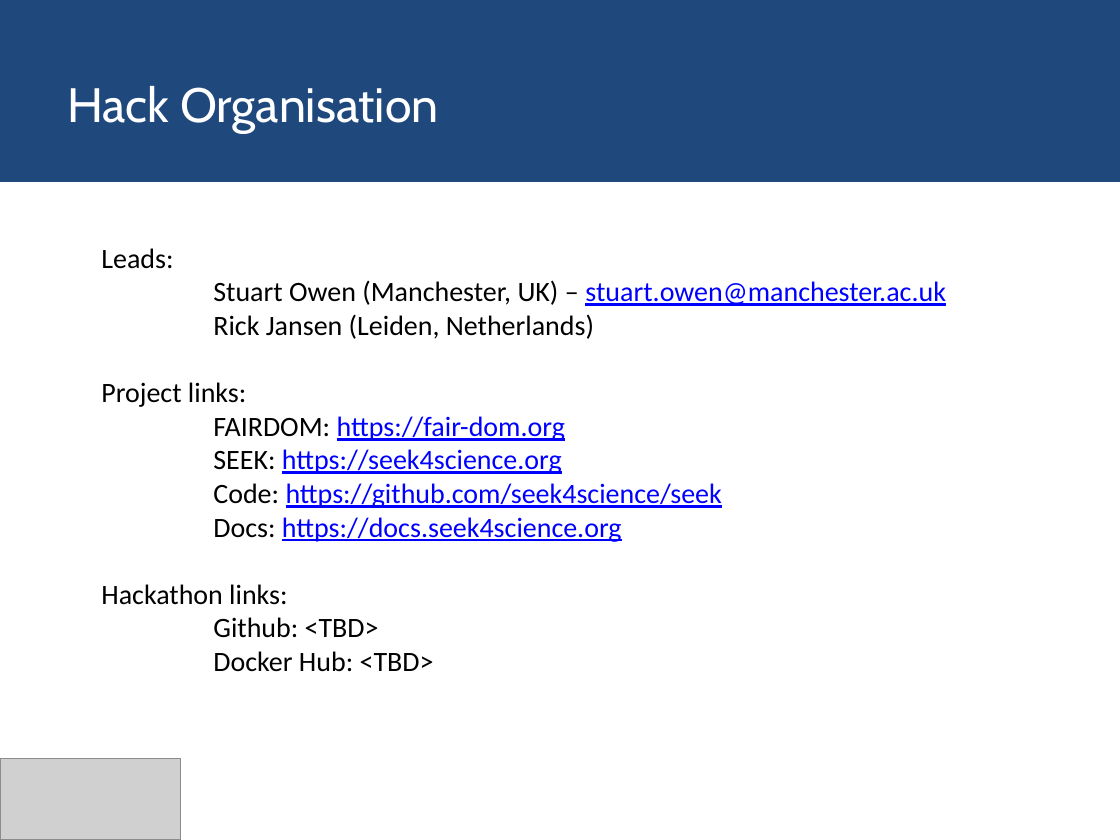
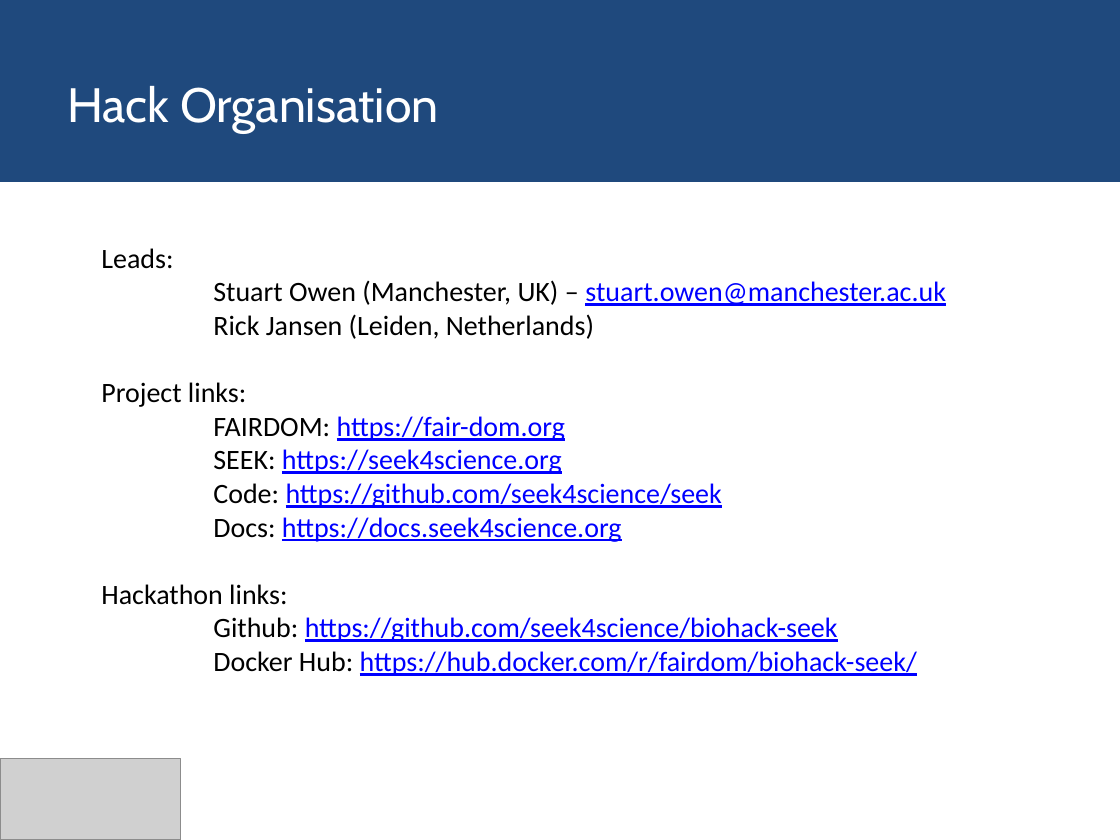
Before and after one commit to elixir-europe/BioHackathon, a slide deck: slide 14 of interoperability/Transfer of Research Assets between FAIRDOM SEEKs/Transfer_assets_between_FAIRDOM_SEEKS.pptx. Drawn at 1120x840 pixels with LibreOffice and Linux fonts; fonts in the diff are those of the drawing; grey boxes stand for pictures; background and template pictures are left out. Boxes give left, top, right and bottom in pixels: in the first picture for what was removed or moved away, otherwise in the second. Text is boxed around its words. In the diff, an @@ line names an element or a change of style, - is before the commit and + after.

Commit message:
small presentation update - added final links

```diff
--- a/interoperability/Transfer of Research Assets between FAIRDOM SEEKs/Transfer_assets_between_FAIRDOM_SEEKS.pptx
+++ b/interoperability/Transfer of Research Assets between FAIRDOM SEEKs/Transfer_assets_between_FAIRDOM_SEEKS.pptx
@@ text at <box>213,617,917,676</box>: text changed; text colour #000000 to #0000FF @@
-Github: <TBD>
-Docker Hub: <TBD>
+Github: https://github.com/seek4science/biohack-seek
+Docker Hub: https://hub.docker.com/r/fairdom/biohack-seek/
```
